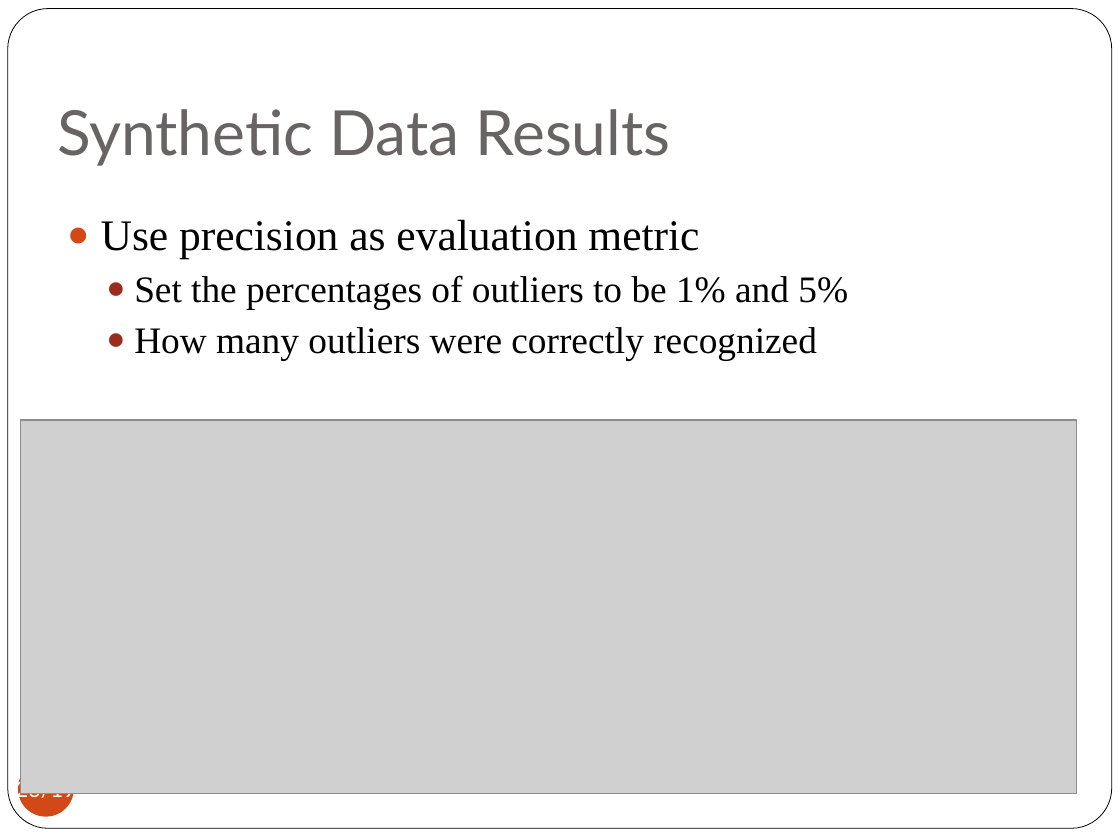
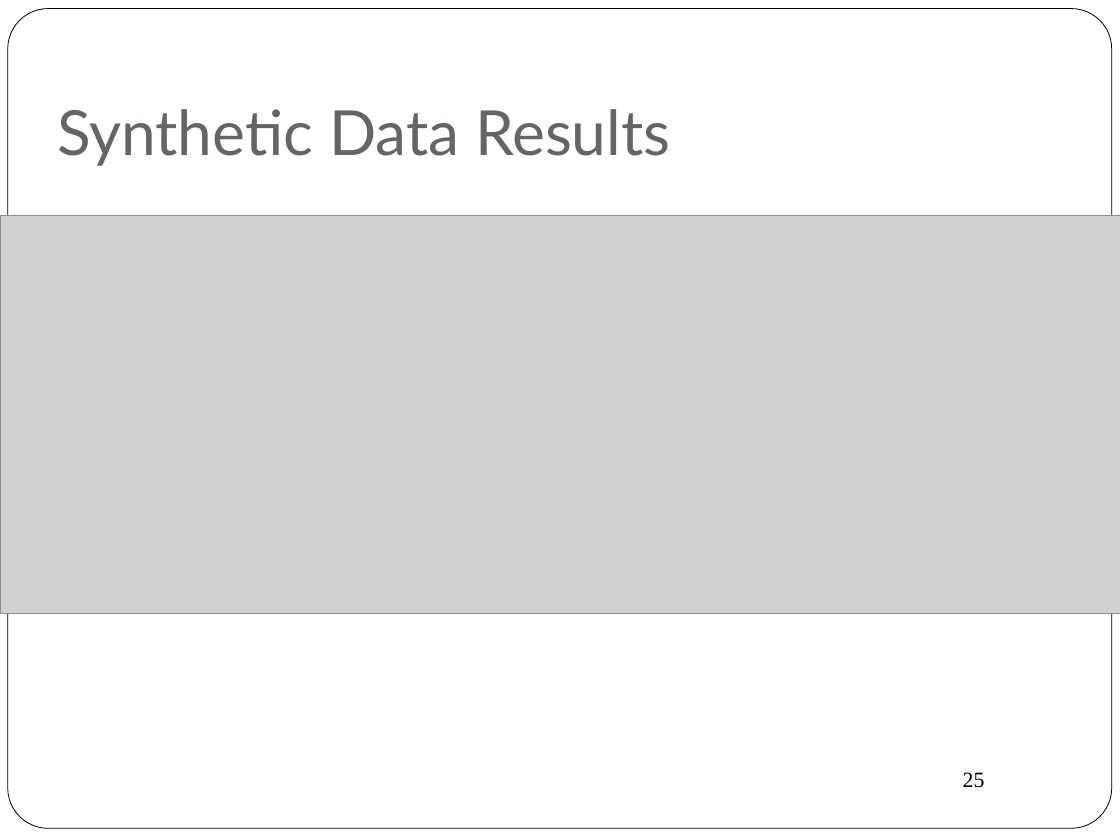
Before and after one commit to oschulte/srl-tutorial-slides, a slide deck: slide 25 of ch6-anomaly.pptx (slide 26 before the commit). Drawn at 1120x840 pixels with LibreOffice and Linux fonts; fonts in the diff are those of the drawing; grey boxes stand for pictures. Boxes give left, top, right and bottom in pixels: in the first picture for what was removed or moved away, otherwise in the second. Text is boxed around its words. In the diff, an @@ line names an element or a change of style, - is before the commit and + after.

```diff
--- a/ch6-anomaly.pptx
+++ b/ch6-anomaly.pptx
@@ picture: place and size @@
-picture at [20,420,1076,793]
+picture at [0,215,1120,614]
@@ text removed at [101,219,848,360] @@
-● Use precision as evaluation metric
-  ● Set the percentages of outliers to be 1% and 5%
-  ● How many outliers were correctly recognized
@@ page number removed at [18,760,74,816] @@
-26/19
@@ page number at [963,772,985,788]: text changed @@
-26/n
+25
```
Also in this commit, not shown: 19 other slides changed, 2 slides added, 4 slides removed.
